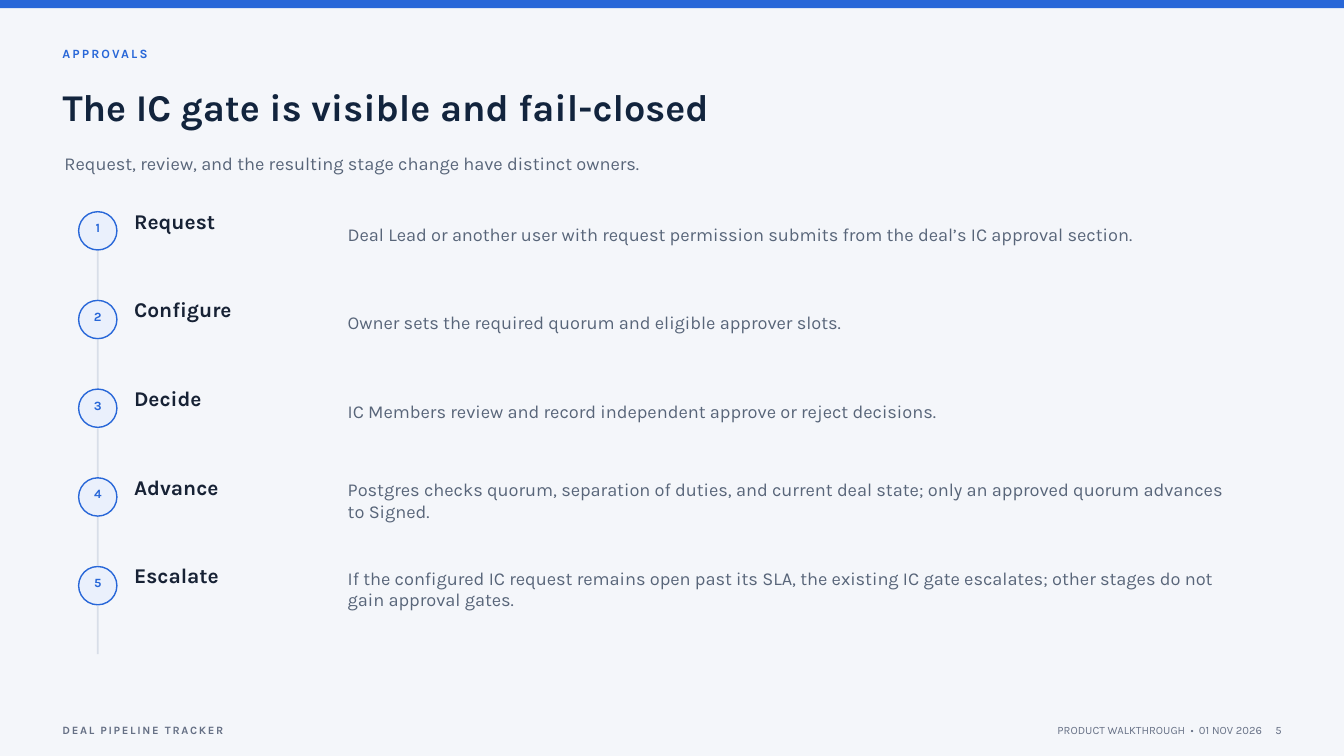
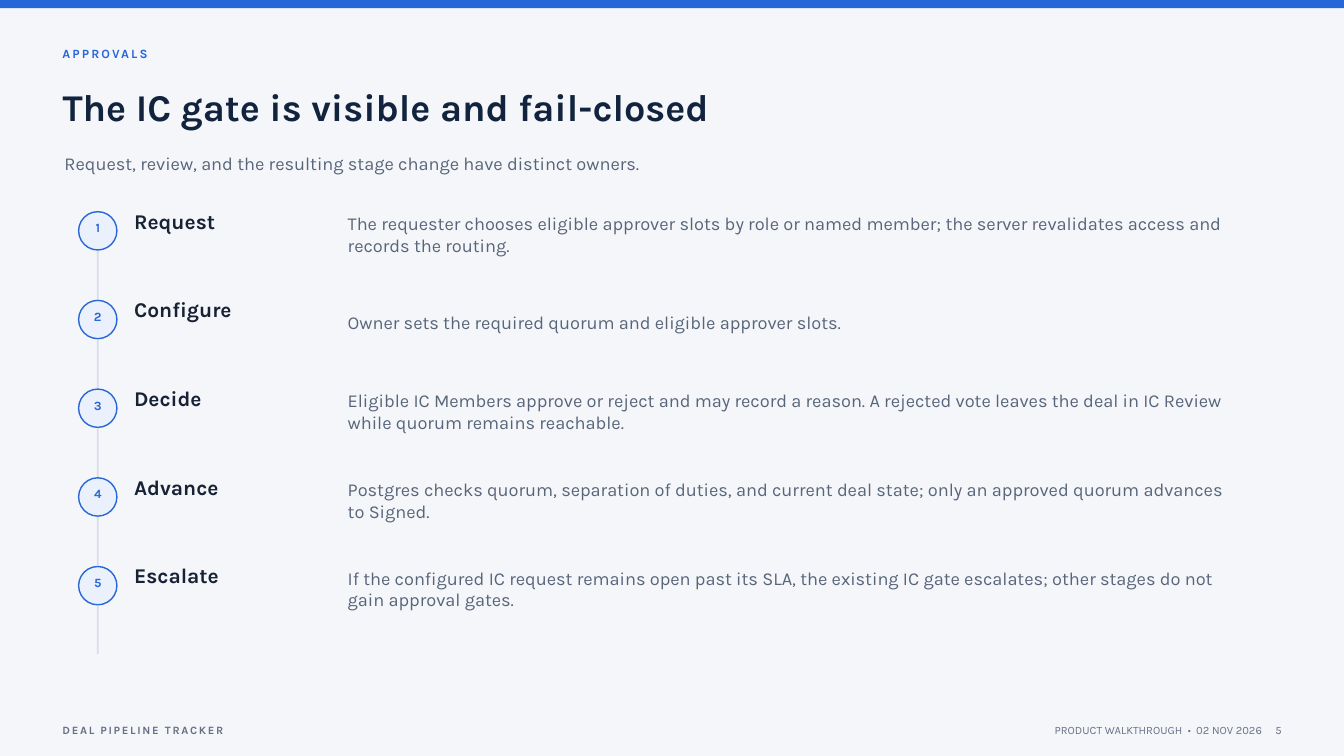
Before and after one commit to blaquetribe/deal-pipeline-tracker, a slide deck: slide 5 of docs/presentation/deal-pipeline-tracker-walkthrough.pptx. Drawn at 1344x756 pixels with LibreOffice and Linux fonts; fonts in the diff are those of the drawing. Boxes give left, top, right and bottom in pixels: in the first picture for what was removed or moved away, otherwise in the second. Text is boxed around its words. In the diff, an @@ line names an element or a change of style, - is before the commit and + after.

Commit message:
feat(deals): add audit table and approver routing

```diff
--- a/docs/presentation/deal-pipeline-tracker-walkthrough.pptx
+++ b/docs/presentation/deal-pipeline-tracker-walkthrough.pptx
@@ text at bbox=[348, 217, 1221, 257]: text changed @@
-Deal Lead or another user with request permission submits from the deal’s IC approval section.
+The requester chooses eligible approver slots by role or named member; the server revalidates access and records the routing.
@@ text at bbox=[348, 394, 1222, 433]: text changed @@
-IC Members review and record independent approve or reject decisions.
+Eligible IC Members approve or reject and may record a reason. A rejected vote leaves the deal in IC Review while quorum remains reachable.
@@ text at bbox=[1055, 727, 1281, 734]: text changed @@
-PRODUCT WALKTHROUGH • 01 NOV 2026 5
+PRODUCT WALKTHROUGH • 02 NOV 2026 5
```
Also in this commit, not shown: 12 other slides changed, 33 other files.
